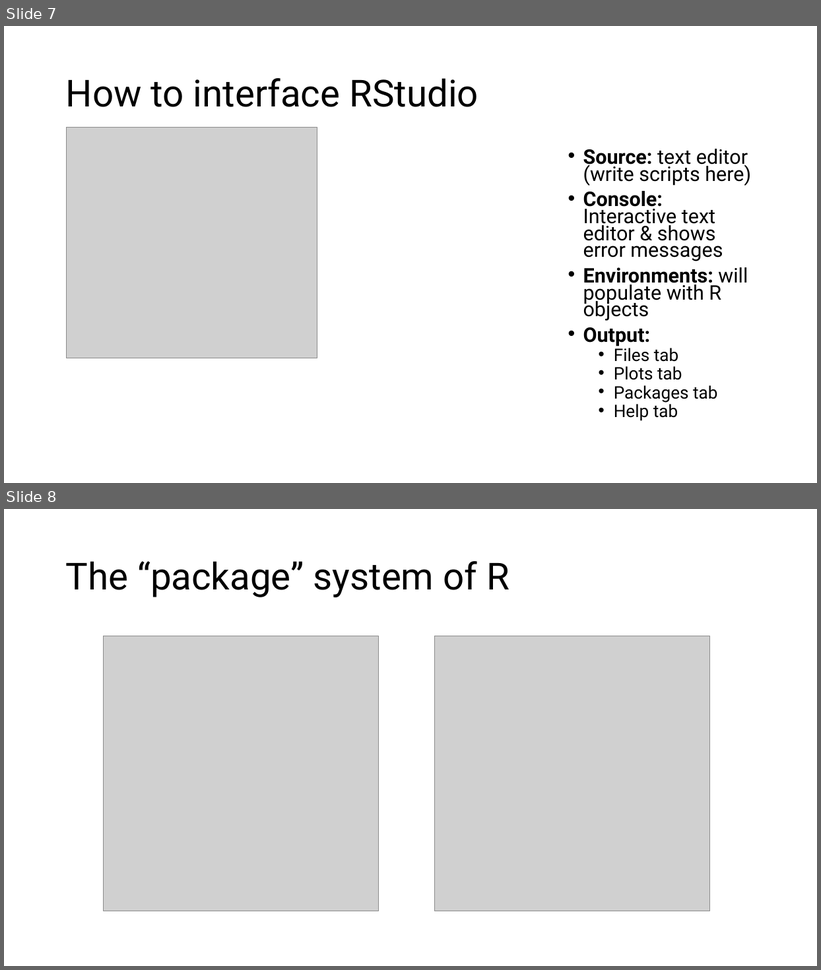
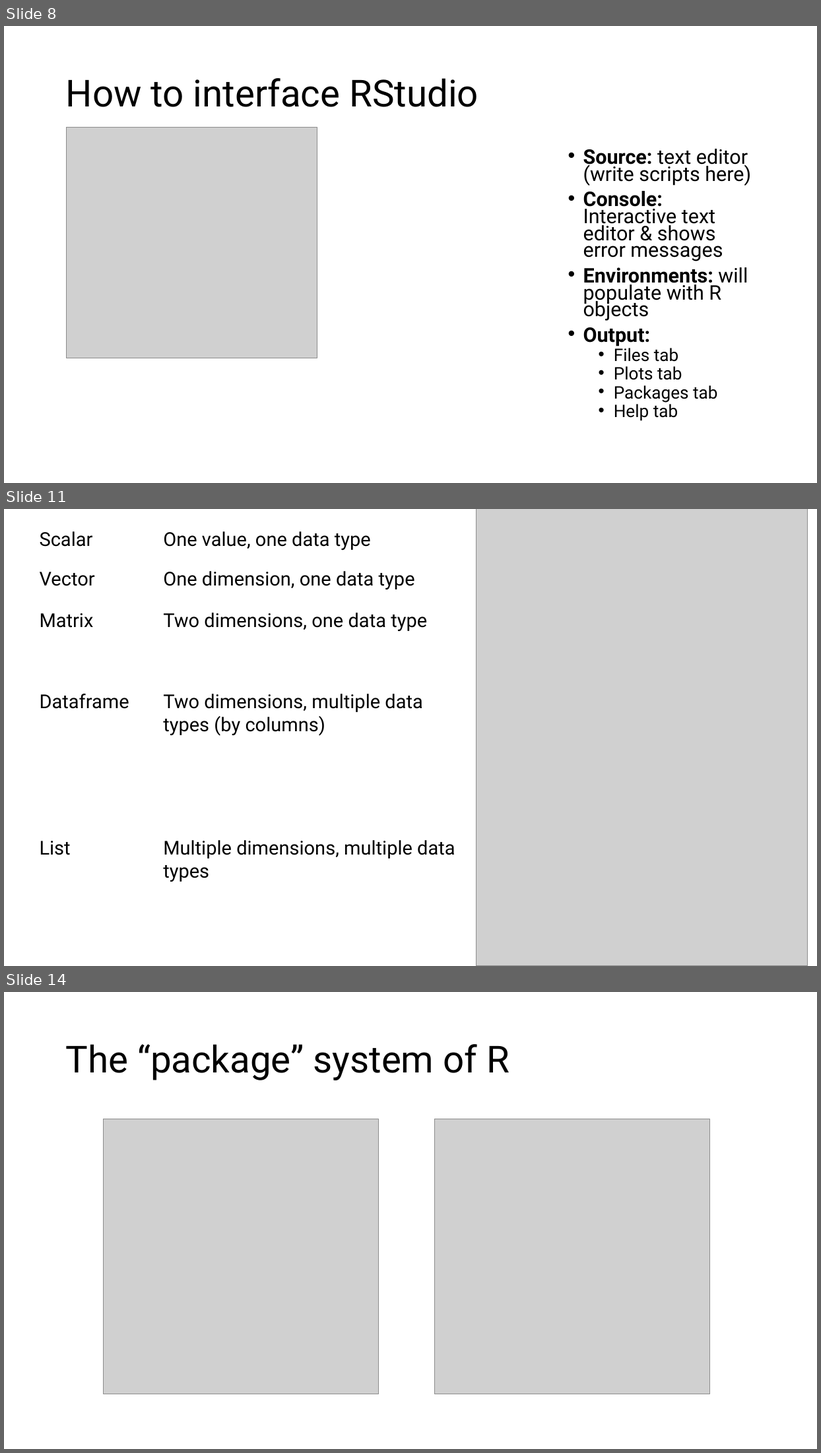
Before and after one commit to mjhemmerlein/MtBlueSky-Workshop-2026, a slide deck: Workshop-Sessions/Introduction-to-Coding/Introduction_to_R.pptx. Shown one above the other, each under a label of ours: slides 7 and 8 before the commit, slides 8, 11 and 14 after it; the slides between them are not shown. The pictures are 821x970 and 821x1453 pixels, drawn with LibreOffice and Linux fonts; fonts in the diff are those of the drawing; grey boxes stand for pictures. Boxes give left, top, right and bottom in pixels: in the first picture for what was removed or moved away, otherwise in the second. Text is boxed around its words. In the diff, an @@ line names an element or a change of style, - is before the commit and + after.

```diff
--- a/Workshop-Sessions/Introduction-to-Coding/Introduction_to_R.pptx
+++ b/Workshop-Sessions/Introduction-to-Coding/Introduction_to_R.pptx
@@ slide 11 added at box(4, 509, 817, 966), background #FFFFFF @@
@@ picture added at box(476, 509, 808, 966) @@
@@ text added at box(40, 531, 93, 547), 22.7 pt, text #000000 @@
+Scalar
@@ text added at box(163, 531, 371, 550), 22.7 pt, text #000000 @@
+One value, one data type
@@ text added at box(40, 572, 95, 586), 22.7 pt, text #000000 @@
+Vector
@@ text added at box(163, 571, 415, 590), 22.7 pt, text #000000 @@
+One dimension, one data type
@@ text added at box(40, 613, 94, 628), 22.7 pt, text #000000 @@
+Matrix
@@ text added at box(163, 613, 427, 632), 22.7 pt, text #000000 @@
+Two dimensions, one data type
@@ text added at box(40, 694, 129, 709), 22.7 pt, text #000000 @@
+Dataframe
@@ text added at box(163, 694, 422, 736), 22.7 pt, text #000000 @@
+Two dimensions, multiple data types (by columns)
@@ text added at box(40, 841, 71, 855), 22.7 pt, text #000000 @@
+List
@@ text added at box(163, 840, 455, 883), 22.7 pt, text #000000 @@
+Multiple dimensions, multiple data types
@@ what was slide 7 is now slide 8 @@
@@ what was slide 8 is now slide 14 @@
```
Also in this commit, not shown: 5 other slides added, 3 other files.
